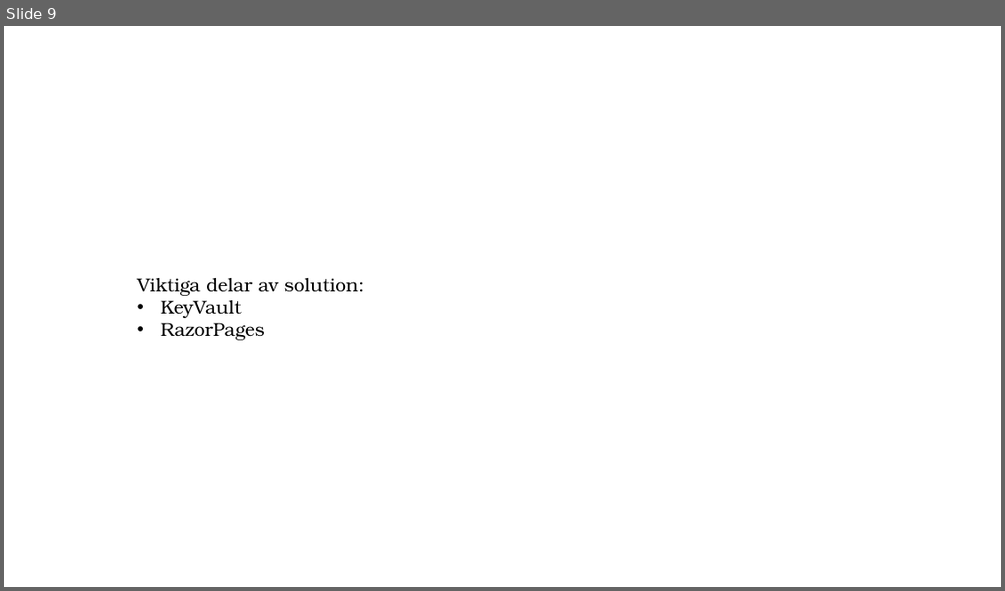
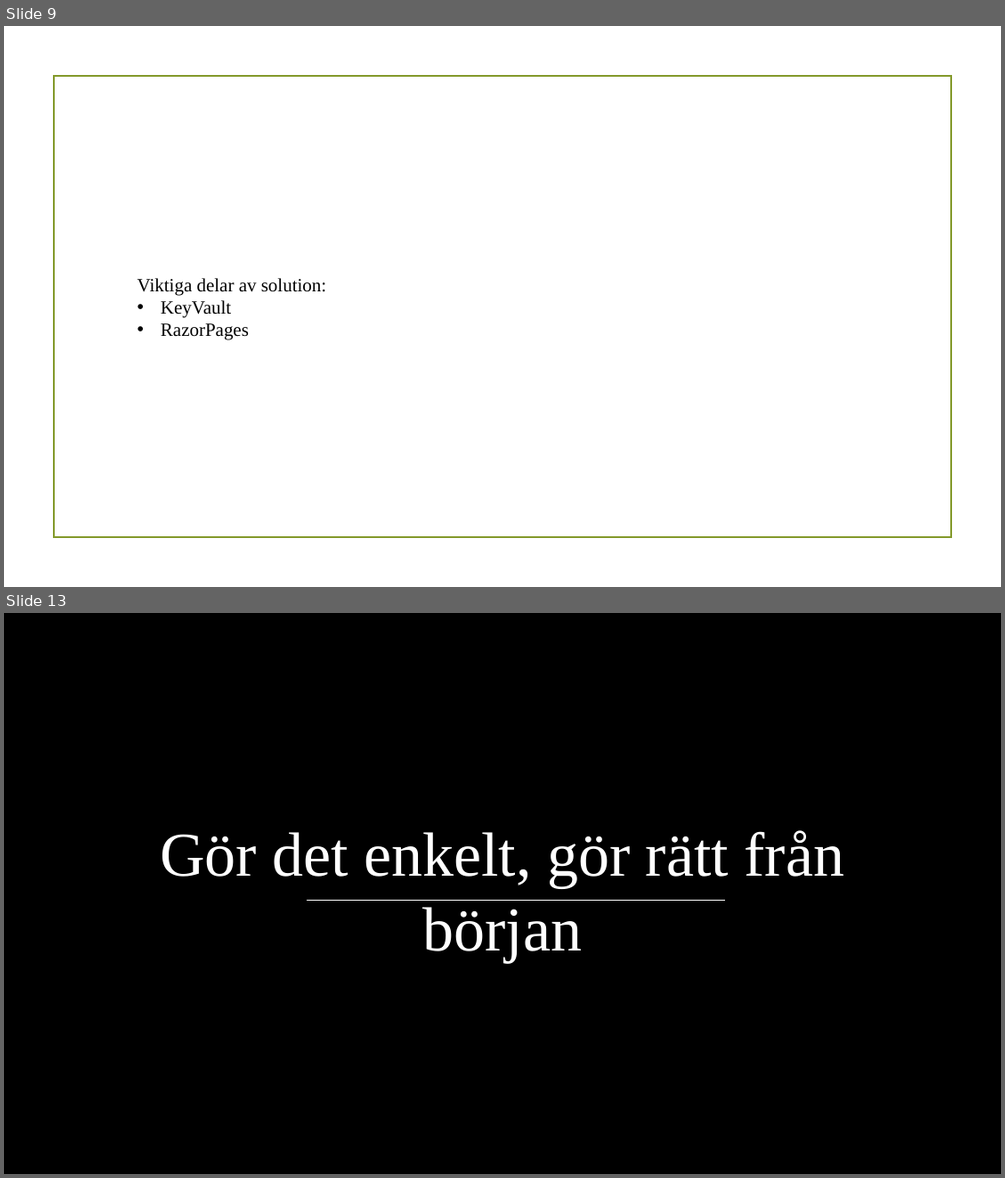
Before and after one commit to PGBSNH19/spacepark-grupp-2-b02-b04, a slide deck: Dokumentation/Geometric color block.pptx. Shown one above the other, each under a label of ours: slide 9 before the commit, slides 9 and 13 after it; the slides between them are not shown. The pictures are 1005x591 and 1005x1178 pixels, drawn with LibreOffice and Linux fonts; fonts in the diff are those of the drawing; grey boxes stand for pictures; background and template pictures are left out. Boxes give left, top, right and bottom in pixels: in the first picture for what was removed or moved away, otherwise in the second. Text is boxed around its words. In the diff, an @@ line names an element or a change of style, - is before the commit and + after.

```diff
--- a/Dokumentation/Geometric color block.pptx
+++ b/Dokumentation/Geometric color block.pptx
@@ slide 13 added at (x1=4, y1=613, x2=1001, y2=1174), background picture (left out) @@
@@ rectangle added at (x1=4, y1=613, x2=1001, y2=1174), fill #000000 @@
@@ text added at (x1=160, y1=830, x2=845, y2=964), 60 pt, text #FFFFFF @@
+Gör det enkelt, gör rätt från början
@@ picture added at (x1=4, y1=870, x2=205, y2=920) @@
@@ picture added at (x1=801, y1=870, x2=1001, y2=920) @@
@@ line added from (307, 900) to (726, 900), #FFFFFF 1.25 pt @@
@@ slide 9 changed as well @@
@@ rectangle added at (x1=53, y1=76, x2=951, y2=538), outline #83992A 1.25 pt @@
@@ text "Viktiga delar av solution:" at (x1=138, y1=278, x2=326, y2=340): font TeX Gyre Bonum to Times New Roman @@
@@ ellipse removed at (x1=938, y1=538, x2=971, y2=571) @@
```
Also in this commit, not shown: 3 other slides changed, 10 other slides added, 7 slides removed.
